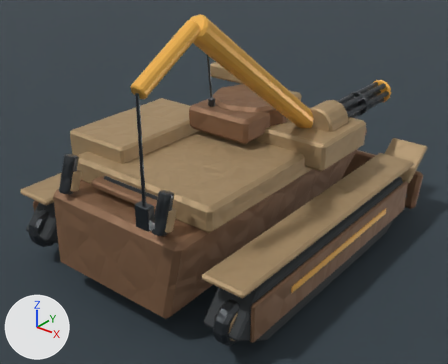
One commit to the Blender file content/source-art/salvagehauler-rigged.blend: the scene before it, then after it.
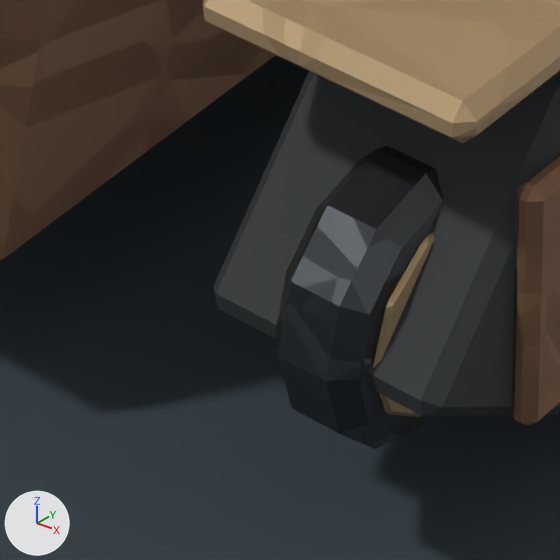
The first picture shows the older version from a camera (50 mm lens) standing at (3.6, -4.54, 3.49) and looking at (0.1, -0.17, 0.78). The close-ups show the older and then the newer version on the part from 38% to 58% of the width and 76% to 100% of the height of that picture. Only the edits that show in the close-ups are written down. Arrows for +X, +Y and +Z are at lower left; the lights stay in place.

The first close-up shows 'PreviewFloor', 'SalvageHaulerArmor_Hull', 'SalvageHaulerTreads_ArmorSkirt_R', 'SalvageHaulerTreads_Belt_R', 'SalvageHaulerTreads_DriveSprocket_R_Dish', 'SalvageHaulerTreads_DriveSprocket_R_Rim', 'SalvageHaulerTreads_FenderTop_R'.
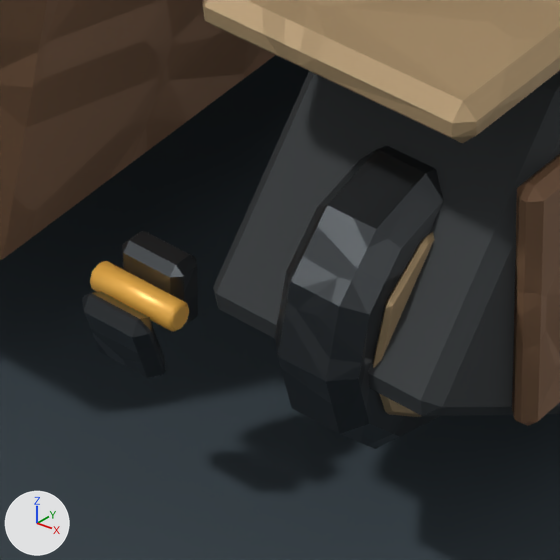
What differs and where, as boxes [x1, y1, x2, y2] in the close-ups (560 x 560 px):
'SalvageHaulerArmor_RearShackle_ShackleLoop_2', added
    after: [82, 292, 166, 378]
'SalvageHaulerArmor_RearShackle_ShackleBracket_2', added
    after: [122, 231, 198, 327]
'SalvageHaulerArmor_RearShackle_ShacklePin_2', added (orange)
    after: [90, 261, 189, 332]

What the commit changed:
Mesh me_cube_051 is new.
It has 24 vertices, 26 faces and spans x -0.0552..0.0552, y -0.0296..0.0296, z -0.055..0.055.
It uses material mat_salvagehauler_gunmetal.
Mesh me_cylinder_075 is new.
It has 48 vertices, 50 faces and spans x -0.069..0.069, y -0.0197..0.0197, z -0.0197..0.0197.
It uses material mat_salvagehauler_warning (orange #f6b850).
Mesh me_cube_050 is new.
It has 24 vertices, 26 faces and spans x -0.051..0.051, y -0.025..0.025, z -0.051..0.051.
It uses material mat_salvagehauler_gunmetal.
Object 'SalvageHaulerArmor_RearShackle_ShackleLoop_2' (ob_salvagehaulerarmor_rearshackle_shackleloop_2) is new; it shows me_cube_051.
Its location is (0.901, -1.606, 0.258).
Object 'SalvageHaulerArmor_RearShackle_ShacklePin_2' (ob_salvagehaulerarmor_rearshackle_shacklepin_2) is new; it shows me_cylinder_075.
Its location is (0.901, -1.576, 0.3).
Object 'SalvageHaulerArmor_RearShackle_ShackleBracket_2' (ob_salvagehaulerarmor_rearshackle_shacklebracket_2) is new; it shows me_cube_050.
Its location is (0.901, -1.536, 0.3).
